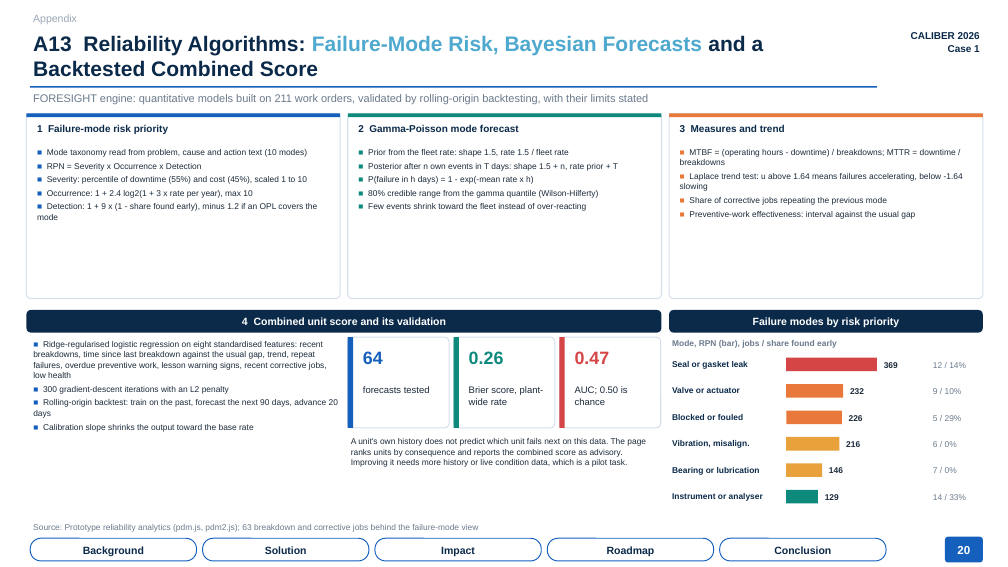
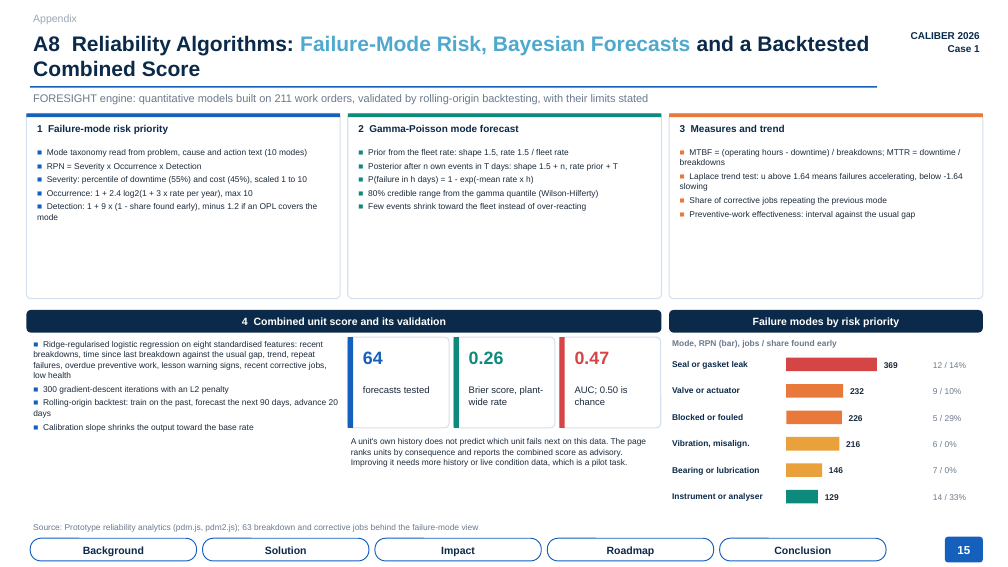
Before and after one commit to teknikchemical-ctrl/caliber2026, a slide deck: slide 15 of deck/CALIBER2026_Asset_Knowledge_Platform_Deck.pptx (slide 20 before the commit). Drawn at 1008x567 pixels with LibreOffice and Linux fonts; fonts in the diff are those of the drawing. Boxes give left, top, right and bottom in pixels: in the first picture for what was removed or moved away, otherwise in the second. Text is boxed around its words. In the diff, an @@ line names an element or a change of style, - is before the commit and + after.

```diff
--- a/deck/CALIBER2026_Asset_Knowledge_Platform_Deck.pptx
+++ b/deck/CALIBER2026_Asset_Knowledge_Platform_Deck.pptx
@@ text at <box>33,35,869,77</box>: text changed @@
-A13 Reliability Algorithms: Failure-Mode Risk, Bayesian Forecasts and a Backtested Combined Score
+A8 Reliability Algorithms: Failure-Mode Risk, Bayesian Forecasts and a Backtested Combined Score
@@ text in rounded rectangle at <box>957,546,970,554</box>: text changed @@
-20
+15
```
Also in this commit, not shown: 14 other slides changed, 21 slides removed, 8 other files.
